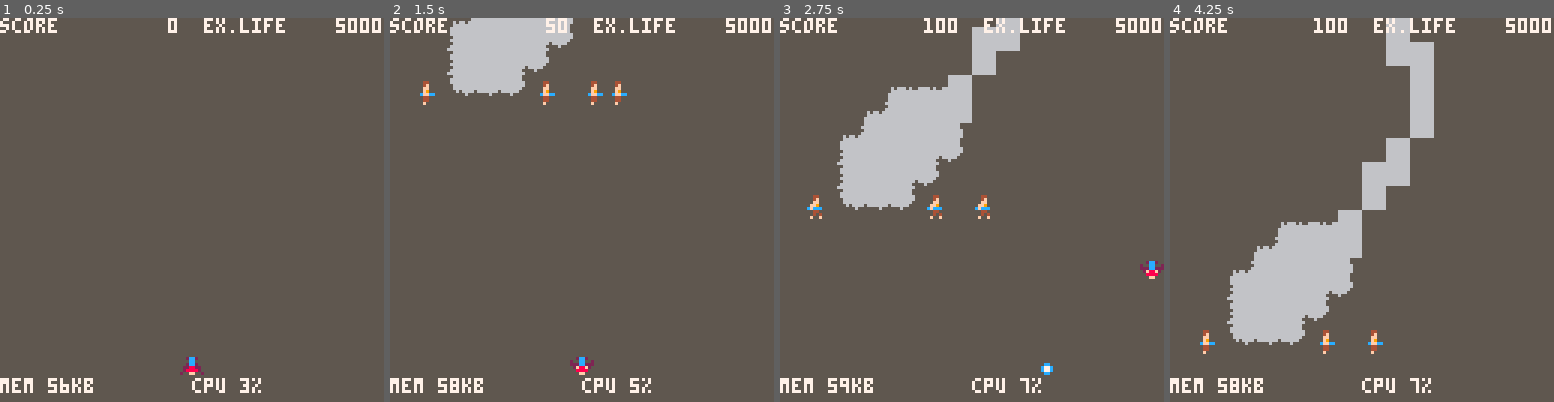
Above: before the commit, frames 1-4 (left to right).
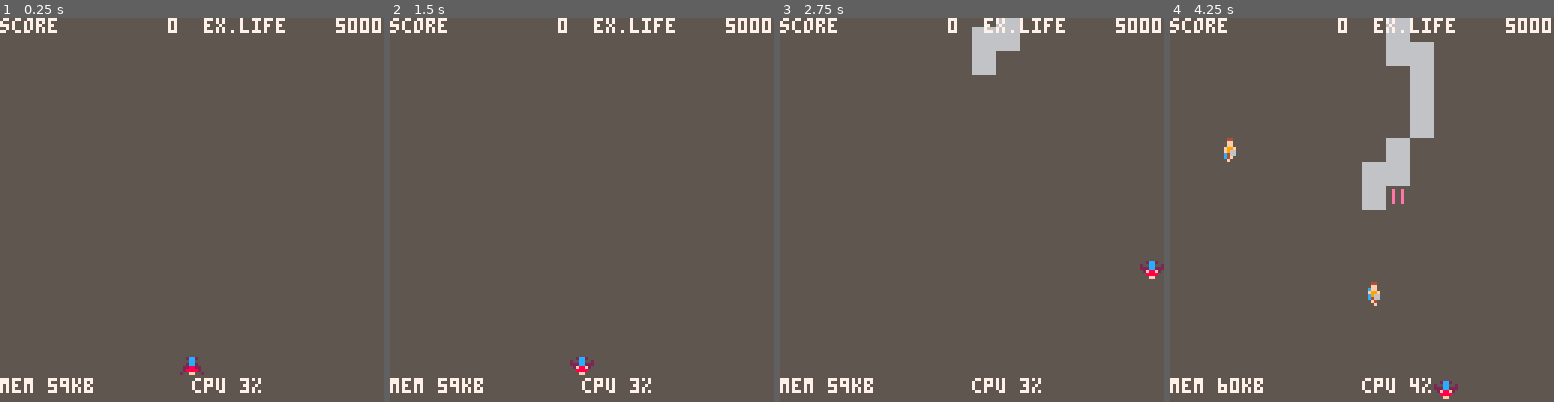
Above: after the commit, the same moments.

Repository: IoriBranford/demonizer-mini
Game: PICO-8 cartridge demonizer.p8
Same seed, same stepped clock (60 frames per second), same inputs: the game is played once before the commit and once after it.
Inputs:
- Up to frame 1 (0.25 s): no input
- Up to frame 2 (1.5 s): tap O (Z key) at 0.7 s
- Up to frame 3 (2.75 s): hold Right 1.6-2.1 s; tap O (Z key) at 1.7, 2.1, 2.5 s; hold Up 2.15-2.42 s; hold Right from 2.47 s (still down)
- Up to frame 4 (4.25 s): tap O (Z key) every 0.4 s from 2.9 to 4.1 s; release Right at 3.03 s; hold Left 3.08-3.58 s; hold Down 3.63-3.97 s; hold Right from 4.02 s (still down)

The runs differ from the first frame. In frame 1, less than 0.1% of the frame differs, in the area x 15-18%, y 93-98%; in frame 2, 5.3%; in frame 3, 8.4%; in frame 4, 8.8%, in the area x 7-75%, y 0-100%.

Commit message:
Determine AI's initial velocity. Just keep all unit vars in their sprites.

Diff:
--- a/demonizer.p8
+++ b/demonizer.p8
@@ -165,7 +165,6 @@
 -----------[[ game ]]-----------
 
 local unit_ids
-local unit_vars
 local bullet_ids
 local stage_progress
 local stage_speed
@@ -187,13 +186,15 @@
 local flag_ai=4
 local flag_player=5
 
+local tile_move0=48
+
 local function update_bullets
 (bullet_ids)
  for id in all(bullet_ids) do
   local s=sprs[id]
   expire_timers[id]=expire_timers[id]-1
-  s.x=s.x + s.vx
-  s.y=s.y + s.vy
+  s.x=s.x+s.vx
+  s.y=s.y+s.vy
   update_anim(s)
  end
  del_expired(bullet_ids)
@@ -221,10 +222,9 @@
 end
 
 local function new_unit
-(tile,x,y,fct,ft,vars,upd)
+(tile,x,y,fct,ft,upd)
  local id=new_id()
  local s=new_sprite(id,tile,x,y)
- unit_vars[id]=vars
  start_anim(s,fct,ft)
  add_update(id,upd)
  add(unit_ids,id)
@@ -233,7 +233,6 @@
 
 local function kill_unit(id)
  expire_timers[id]=0
- unit_vars[id]=nil
 end
 
 local function player_vs_bullet(id,bid)
@@ -263,17 +262,16 @@
  x=max(0,min(x,120))
  y=max(0,min(y,120))
  s.x,s.y=x,y
- local vars=unit_vars[id]
- local shoot_t=vars.shoot_timer
+ local shoot_t=s.shoot_timer
  if shoot_t<=0 then
   if btn(🅾️) then
    new_bullet(0x43,x,y,0,-8,
     30)
    sfx(0,sch_player)
-   vars.shoot_timer=6
+   s.shoot_timer=6
   end
  else
-  vars.shoot_timer=shoot_t-1
+  s.shoot_timer=shoot_t-1
  end
  collide_group(id,bullet_ids,
   1<<flag_ai,player_vs_bullet)
@@ -299,15 +297,24 @@
   0,0,128-w*8,128-h*8)
 end
 
+local function get_move(c,r)
+ local a=(mget(c,r)-tile_move0)/8
+ if 0<=a and a<1 then
+  local vx=cos(a)
+  local vy=sin(a)
+  vx = vx<0 and flr(vx) or ceil(vx)
+  vy = vy<0 and flr(vy) or ceil(vy)
+  return vx,vy
+ end
+end
+
 local function update_ai(id)
  local s=sprs[id]
-
  if player_id
  and in_battle_space(s) then
-  local vars=unit_vars[id]
-  local shoot_t=vars.shoot_timer
+  local shoot_t=s.shoot_timer
   if shoot_t<=0 then
-   vars.shoot_timer=60
+   s.shoot_timer=60
    local player=sprs[player_id]
    local dx=player.x-s.x
    local dy=player.y-s.y
@@ -318,10 +325,18 @@
    new_bullet(80,s.x,s.y,
     dx,dy,90)
   else
-   vars.shoot_timer=shoot_t-1
+   s.shoot_timer=shoot_t-1
   end
  end
- s.y=s.y + stage_speed
+ local vx,vy=s.vx or 0,s.vy or 0
+ local x=s.x+vx
+ local y=s.y+vy+stage_speed
+
+ --TODO
+ --find move tile underneath
+ --set new velocity
+
+ s.x,s.y=x,y
  collide_group(id,bullet_ids,
   1<<flag_player,ai_vs_bullet)
  update_anim(s)
@@ -333,17 +348,33 @@
 local function spawn_top_row
 (area,area_progress)
  local top_row =
-  31-flr(area_progress/8)
- local spawn_col=16*area
+  area_th-1-flr(area_progress/8)
+ local l_col=16*area
+ local spawn_col=l_col
+ local r_col=l_col+15
  for x=0,120,8 do
   local tile=mget(spawn_col,
    top_row)
   if fget(tile,flag_ai) then
-   local vars={
-    shoot_timer=60
-   }
-   new_unit(tile,x,-8,2,6,
-    vars,update_ai)
+   local id=new_unit(tile,x,-8,
+    2,6,update_ai)
+   local s=sprs[id]
+   s.shoot_timer=60
+   for i=0,7 do
+    local a=i/8
+    local vx=cos(a)
+    local vy=sin(a)
+    vx=vx<0 and flr(vx) or ceil(vx)
+    vy=vy<0 and flr(vy) or ceil(vy)
+    local c=spawn_col+vx
+    local r=(top_row+vy) % area_th
+    if l_col<=c and c<=r_col
+    and get_move(c,r) then
+     s.vx=vx
+     s.vy=vy
+     break
+    end
+   end
   end
   spawn_col=spawn_col + 1
  end
@@ -374,14 +405,11 @@
  init_core()
  unit_ids={}
  bullet_ids={}
- unit_vars={}
-
- local vars={
-  shoot_timer=0
- }
+
  player_id=new_unit(0x40,
-  60,112,3,6,vars,
-  update_player)
+  60,112,3,6,update_player)
+ local s=sprs[player_id]
+ s.shoot_timer=0
 
  stage_speed=0.5
  stage_progress=0
@@ -460,14 +488,14 @@
 66600000666666666666666600000000000000000000000000000000000000000000000000000000000000000000000000000000000000000000000000000000
 66660000666666666666666600000000000000000000000000000000000000000000000000000000000000000000000000000000000000000000000000000000
 66660000666666666666666600000000000000000000000000000000000000000000000000000000000000000000000000000000000000000000000000000000
+000000000000aaaa000aa000aaaa0000000000000000000a000aa000a00000000000000000000000000000000000000000000000000000000000000000000000
+00000b00000000aa00aaaa00aa00000000b00000000000a0000aa0000a0000000000000000000000000000000000000000000000000000000000000000000000
+000000a000000a0a0b0aa0b0a0a000000a00000000000a00000aa00000a000000000000000000000000000000000000000000000000000000000000000000000
+aaaaaaaa0000a00a000aa000a00a0000aaaaaaaa0000a000000aa000000a00000000000000000000000000000000000000000000000000000000000000000000
+aaaaaaaa000a0000000aa0000000a000aaaaaaaaa00a0000000aa0000000a00a0000000000000000000000000000000000000000000000000000000000000000
+000000a000a00000000aa00000000a000a000000a0a000000b0aa0b000000a0a0000000000000000000000000000000000000000000000000000000000000000
+00000b000a000000000aa000000000a000b00000aa00000000aaaa00000000aa0000000000000000000000000000000000000000000000000000000000000000
 00000000a0000000000aa0000000000a00000000aaaa0000000aa0000000aaaa0000000000000000000000000000000000000000000000000000000000000000
-00000b000a000000000aa000000000a000b00000aa00000000aaaa00000000aa0000000000000000000000000000000000000000000000000000000000000000
-000000a000a00000000aa00000000a000a000000a0a000000b0aa0b000000a0a0000000000000000000000000000000000000000000000000000000000000000
-aaaaaaaa000a0000000aa0000000a000aaaaaaaaa00a0000000aa0000000a00a0000000000000000000000000000000000000000000000000000000000000000
-aaaaaaaa0000a00a000aa000a00a0000aaaaaaaa0000a000000aa000000a00000000000000000000000000000000000000000000000000000000000000000000
-000000a000000a0a0b0aa0b0a0a000000a00000000000a00000aa00000a000000000000000000000000000000000000000000000000000000000000000000000
-00000b00000000aa00aaaa00aa00000000b00000000000a0000aa0000a0000000000000000000000000000000000000000000000000000000000000000000000
-000000000000aaaa000aa000aaaa0000000000000000000a000aa000a00000000000000000000000000000000000000000000000000000000000000000000000
 000000000000000000000000000000000000000000000000080080000080080000000000000000000000000000000000000000000000eeeeeeee000000000000
 002cc200002cc200002cc20000e00e0000e00e0008008080080000880000000000000000000000000000000000000000000000000eee0000ee00eee000000000
 200cc002000cc000000cc00000e00e000eeeeee0000800000080080080000008000000000000000000000000000000000000000eee000000e000000ee0000000
@@ -637,42 +665,41 @@
 0000000000000000000014140000000000000000000000001400000000000000000000000000000000000000000000000000000000000000000000000000000000000000000000000000000000000000000000000000000000000000000000000000000000000000000000000000000000000000000000000000000000000000
 0000000000000000000014140000000000000000000000001400000000000000000000000000000000000000000000000000000000000000000000000000000000000000000000000000000000000000000000000000000000000000000000000000000000000000000000000000000000000000000000000000000000000000
 0000000000000000000014000000000000000000000000001400000000000000000000000000000000000000000000000000000000000000000000000000000000000000000000000000000000000000000000000000000000000000000000000000000000000000000000000000000000000000000000000000000000000000
-0000000a00000000001414000000000000000000000000001414000000000000000000000000000000000000000000000000000000000000000000000000000000000000000000000000000000000000000000000000000000000000000000000000000000000000000000000000000000000000000000000000000000000000
+0000001830000000001414000000000000000000000000001414000000000000000000000000000000000000000000000000000000000000000000000000000000000000000000000000000000000000000000000000000000000000000000000000000000000000000000000000000000000000000000000000000000000000
 0000000000000014141400000000000000000000000000000014140000000000000000000000000000000000000000000000000000000000000000000000000000000000000000000000000000000000000000000000000000000000000000000000000000000000000000000000000000000000000000000000000000000000
 0000000000001414000000000000000000000000000000000000140000000000000000000000000000000000000000000000000000000000000000000000000000000000000000000000000000000000000000000000000000000000000000000000000000000000000000000000000000000000000000000000000000000000
 0000000000001400000000000000000000000000000000000000001400000000000000000000000000000000000000000000000000000000000000000000000000000000000000000000000000000000000000000000000000000000000000000000000000000000000000000000000000000000000000000000000000000000
-0000000000001400000a00000000000000000000000000000000001400000000000000000000000000000000000000000000000000000000000000000000000000000000000000000000000000000000000000000000000000000000000000000000000000000000000000000000000000000000000000000000000000000000
+0000000000001400341800000000000000000000000000000000001400000000000000000000000000000000000000000000000000000000000000000000000000000000000000000000000000000000000000000000000000000000000000000000000000000000000000000000000000000000000000000000000000000000
 0000000000001400000000000000000000000000000000000000001400000000000000000000000000000000000000000000000000000000000000000000000000000000000000000000000000000000000000000000000000000000000000000000000000000000000000000000000000000000000000000000000000000000
-000000000a001414000000000000000000000000000000000000001400000000000000000000000000000000000000000000000000000000000000000000000000000000000000000000000000000000000000000000000000000000000000000000000000000000000000000000000000000000000000000000000000000000
+0000000018301414000000000000000000000000000000000000001400000000000000000000000000000000000000000000000000000000000000000000000000000000000000000000000000000000000000000000000000000000000000000000000000000000000000000000000000000000000000000000000000000000
 0000000000000014140000000000000000000000000000000000001400000000000000000000000000000000000000000000000000000000000000000000000000000000000000000000000000000000000000000000000000000000000000000000000000000000000000000000000000000000000000000000000000000000
-00000000000000001400000a0000000000000000000000000000001400000000000000000000000000000000000000000000000000000000000000000000000000000000000000000000000000000000000000000000000000000000000000000000000000000000000000000000000000000000000000000000000000000000
-000a000000000000001400000000000000000000000000000000141400000000000000000000000000000000000000000000000000000000000000000000000000000000000000000000000000000000000000000000000000000000000000000000000000000000000000000000000000000000000000000000000000000000
+0000000000000000140034180000000000000000000000000000001400000000000000000000000000000000000000000000000000000000000000000000000000000000000000000000000000000000000000000000000000000000000000000000000000000000000000000000000000000000000000000000000000000000
+0018300000000000001400000000000000000000000000000000141400000000000000000000000000000000000000000000000000000000000000000000000000000000000000000000000000000000000000000000000000000000000000000000000000000000000000000000000000000000000000000000000000000000
 0000000000000000001400000000000000000000000000000014000000000000000000000000000000000000000000000000000000000000000000000000000000000000000000000000000000000000000000000000000000000000000000000000000000000000000000000000000000000000000000000000000000000000
 0000000000000000001400000000000000000000000000001414000000000000000000000000000000000000000000000000000000000000000000000000000000000000000000000000000000000000000000000000000000000000000000000000000000000000000000000000000000000000000000000000000000000000
 0000000000000000001400000000000000000000000000141400000000000000000000000000000000000000000000000000000000000000000000000000000000000000000000000000000000000000000000000000000000000000000000000000000000000000000000000000000000000000000000000000000000000000
 0000000000000000001400000000000000000000000000140000000000000000000000000000000000000000000000000000000000000000000000000000000000000000000000000000000000000000000000000000000000000000000000000000000000000000000000000000000000000000000000000000000000000000
-0000000000000000001414000000000000000000000014140000000000000000000000000000000000000000000000000000000000000000000000000000000000000000000000000000000000000000000000000000000000000000000000000000000000000000000000000000000000000000000000000000000000000000
-0000000000000000000014000000000000000000001414000000000000000000000000000000000000000000000000000000000000000000000000000000000000000000000000000000000000000000000000000000000000000000000000000000000000000000000000000000000000000000000000000000000000000000
-0000000000000000000014000000000000000000001400000000000000000000000000000000000000000000000000000000000000000000000000000000000000000000000000000000000000000000000000000000000000000000000000000000000000000000000000000000000000000000000000000000000000000000
-0000000000000000000014000000000000000000001400000000000000000000000000000000000000000000000000000000000000000000000000000000000000000000000000000000000000000000000000000000000000000000000000000000000000000000000000000000000000000000000000000000000000000000
-0000000000000000001400000000000000000000001414000000000000000000000000000000000000000000000000000000000000000000000000000000000000000000000000000000000000000000000000000000000000000000000000000000000000000000000000000000000000000000000000000000000000000000
-0000000000000000141400000000000000000000000014000000000000000000000000000000000000000000000000000000000000000000000000000000000000000000000000000000000000000000000000000000000000000000000000000000000000000000000000000000000000000000000000000000000000000000
-0000000000000000140000000000000000000000000014000000000000000000000000000000000000000000000000000000000000000000000000000000000000000000000000000000000000000000000000000000000000000000000000000000000000000000000000000000000000000000000000000000000000000000
-0000000003040414000000000000000000000000000000140000000000000000000000000000000000000000000000000000000000000000000000000000000000000000000000000000000000000000000000000000000000000000000000000000000000000000000000000000000000000000000000000000000000000000
-0000000322141414000000000000000000000000000000141400000000000000000000000000000000000000000000000000000000000000000000000000000000000000000000000000000000000000000000000000000000000000000000000000000000000000000000000000000000000000000000000000000000000000
-0000032214141415000000000000000000000000000000001400000000000000000000000000000000000000000000000000000000000000000000000000000000000000000000000000000000000000000000000000000000000000000000000000000000000000000000000000000000000000000000000000000000000000
-0000131414141125000000000000000000000000000000000014000000000000000000000000000000000000000000000000000000000000000000000000000000000000000000000000000000000000000000000000000000000000000000000000000000000000000000000000000000000000000000000000000000000000
-0000131414112500000000000000000000000000000000000000140000000000000000000000000000000000000000000000000000000000000000000000000000000000000000000000000000000000000000000000000000000000000000000000000000000000000000000000000000000000000000000000000000000000
-000a232424250a0a0a0a00000000000000000000000000000000000000000000000000000000000000000000000000000000000000000000000000000000000000000000000000000000000000000000000000000000000000000000000000000000000000000000000000000000000000000000000000000000000000000000
-…(12 lines of a section not shown)…
+0000000000000800001414000000000000000000000014140000000000000000000000000000000000000000000000000000000000000000000000000000000000000000000000000000000000000000000000000000000000000000000000000000000000000000000000000000000000000000000000000000000000000000
+0000003534340000000014000000000000000000001414000000000000000000000000000000000000000000000000000000000000000000000000000000000000000000000000000000000000000000000000000000000000000000000000000000000000000000000000000000000000000000000000000000000000000000
+0800350000003300000014000000000000000000001400000000000000000000000000000000000000000000000000000000000000000000000000000000000000000000000000000000000000000000000000000000000000000000000000000000000000000000000000000000000000000000000000000000000000000000
+0036000000000033000014000000000000000000001400000000000000000000000000000000000000000000000000000000000000000000000000000000000000000000000000000000000000000000000000000000000000000000000000000000000000000000000000000000000000000000000000000000000000000000
+0036000000000032001400000000000000000000001414000000000000000000000000000000000000000000000000000000000000000000000000000000000000000000000000000000000000000000000000000000000000000000000000000000000000000000000000000000000000000000000000000000000000000000
+0037000000000032141400000000000000000000000014000000000000000000000000000000000000000000000000000000000000000000000000000000000000000000000000000000000000000000000000000000000000000000000000000000000000000000000000000000000000000000000000000000000000000000
+0000370000003100140000000000000000000000000014000000000000000000000000000000000000000000000000000000000000000000000000000000000000000000000000000000000000000000000000000000000000000000000000000000000000000000000000000000000000000000000000000000000000000000
+0000003030310000000000000000000000000000000000140000000000000000000000000000000000000000000000000000000000000000000000000000000000000000000000000000000000000000000000000000000000000000000000000000000000000000000000000000000000000000000000000000000000000000
+0000000000000000000000000000000000000000000000141400000000000000000000000000000000000000000000000000000000000000000000000000000000000000000000000000000000000000000000000000000000000000000000000000000000000000000000000000000000000000000000000000000000000000
+0000000000000000000000000000000000000000000000001400000000000000000000000000000000000000000000000000000000000000000000000000000000000000000000000000000000000000000000000000000000000000000000000000000000000000000000000000000000000000000000000000000000000000
+0000000000000000000000000000000000000000000000000014000000000000000000000000000000000000000000000000000000000000000000000000000000000000000000000000000000000000000000000000000000000000000000000000000000000000000000000000000000000000000000000000000000000000
+0000000000000000000000000000000000000000000000000000140000000000000000000000000000000000000000000000000000000000000000000000000000000000000000000000000000000000000000000000000000000000000000000000000000000000000000000000000000000000000000000000000000000000
+…(12 lines of a section not shown)…
